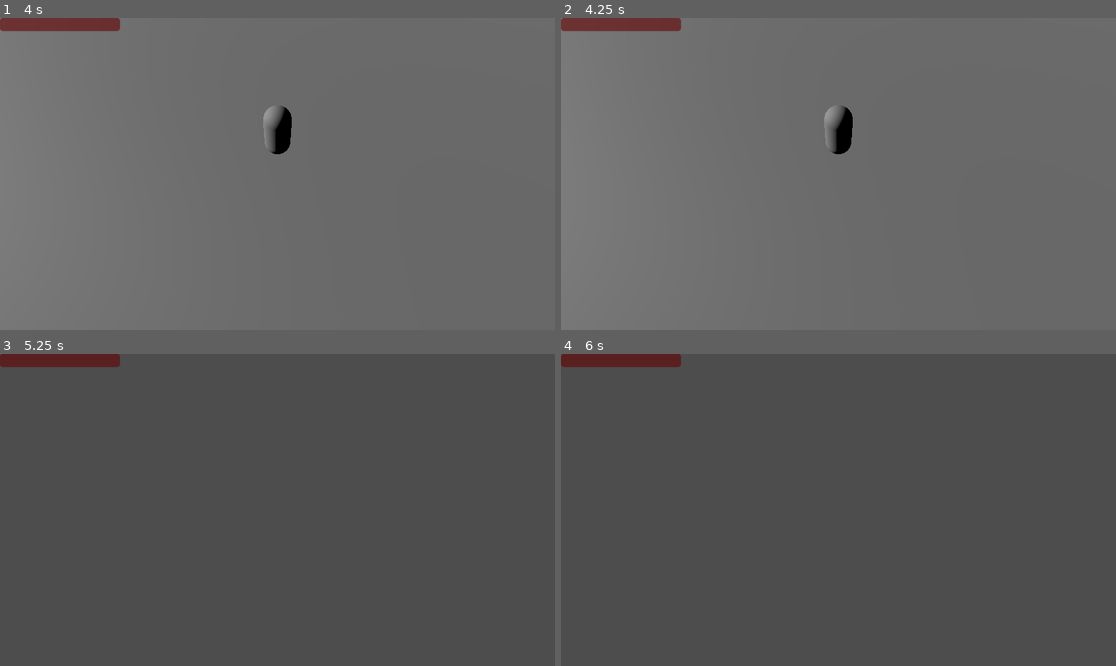
Above: before the commit, frames 1-4 (two rows, left to right).
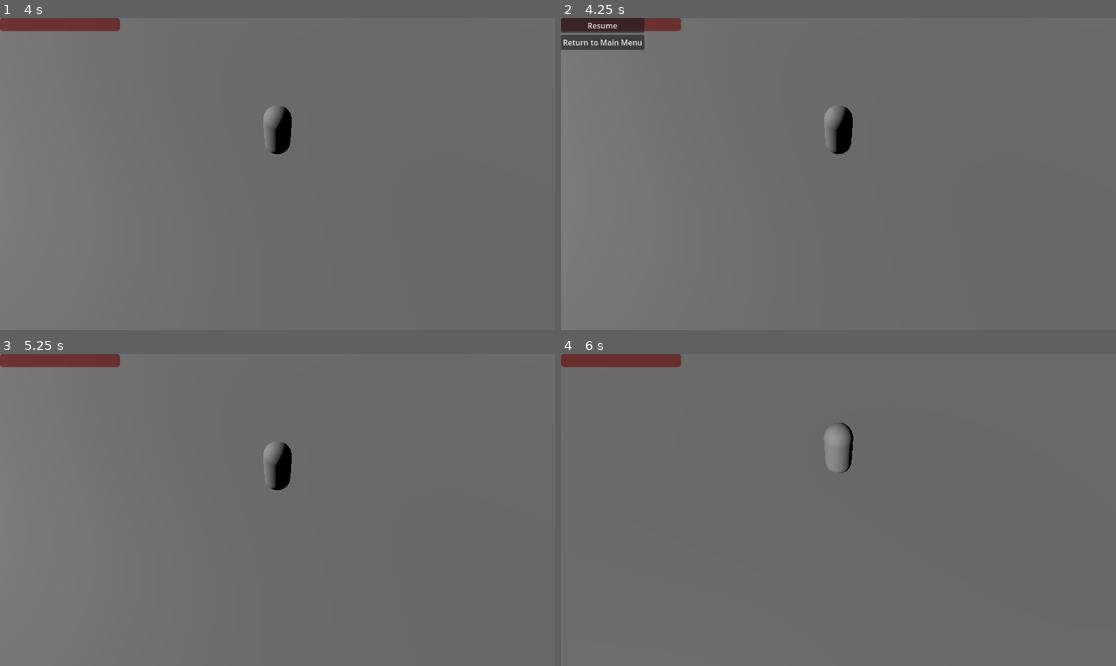
Above: after the commit, the same moments.

Repository: MikaelVV/Fortuna
Game: Godot game, scene res://Scenes/Main01.tscn
Same seed, same stepped clock (60 frames per second), same inputs: the game is played once before the commit and once after it.
Inputs (mouse positions are in pixels of both pictures, inside the frame that each line leads up to):
- Up to frame 1 (4 s): tap Enter (ui_accept) at 0.5, 0.77, 1.25, 1.52, 2, 2.75, 3.02, 3.5, 3.77 s; move the mouse to (399, 158) at 0.52 s; click (399, 158) at 0.6 s; move the mouse to (249, 174) at 1.27 s; click (249, 174) at 1.35 s; move the mouse to (288, 167) at 2.02 s; click (288, 167) at 2.1 s; move the mouse to (271, 180) at 2.77 s; click (271, 180) at 2.85 s; move the mouse to (316, 177) at 3.52 s; click (316, 177) at 3.6 s
- Up to frame 2 (4.25 s): tap Escape (pause, bound only after the commit) at 4.15 s
- Up to frame 3 (5.25 s): click (44, 360) at 4.25 s, where only the run after the commit has a clickable "Resume"; tap Enter (ui_accept) at 5 s; move the mouse to (233, 506) at 5.02 s; click (233, 506) at 5.1 s
- Up to frame 4 (6 s): tap Enter (ui_accept) at 5.27 s; move the mouse to (844, 510) at 5.77 s; click (844, 510) at 5.85 s

Frame 1 is identical in both runs. In frame 2, 1.4% of the frame differs, in the area x 0-16%, y 0-11%; in frame 3, 99%; in frame 4, 99%, in the area x 0-100%, y 0-100%.
Error in both runs: Invalid call. Nonexistent function 'intersact_ray' in base 'GodotPhysicsDirectSpaceState3D'. (res://Scripts/PlayerController.gd:45)

Commit message:
Working on pause menu

Diff:
--- a/Scenes/player.tscn
+++ b/Scenes/player.tscn
@@ -1,6 +1,7 @@
-[gd_scene load_steps=4 format=3 uid="uid://dm3mv3bm00ji"]
+[gd_scene load_steps=5 format=3 uid="uid://dm3mv3bm00ji"]
 
 [ext_resource type="Script" path="res://Scripts/PlayerController.gd" id="1_w5dkv"]
+[ext_resource type="Script" path="res://Scripts/PauseMenuController.gd" id="2_vl4l5"]
 
 [sub_resource type="CapsuleMesh" id="CapsuleMesh_2wv4f"]
 
@@ -20,6 +21,31 @@
 offset_bottom = 27.0
 show_percentage = false
 
+[node name="PauseMenu" type="Control" parent="Pivot/Camera3D"]
+process_mode = 2
+visible = false
+layout_mode = 3
+anchors_preset = 0
+offset_right = 40.0
+offset_bottom = 40.0
+script = ExtResource("2_vl4l5")
+
+[node name="MarginContainer" type="MarginContainer" parent="Pivot/Camera3D/PauseMenu"]
+layout_mode = 0
+offset_right = 40.0
+offset_bottom = 40.0
+
+[node name="VBoxContainer" type="VBoxContainer" parent="Pivot/Camera3D/PauseMenu/MarginContainer"]
+layout_mode = 2
+
+[node name="ResumeGame" type="Button" parent="Pivot/Camera3D/PauseMenu/MarginContainer/VBoxContainer"]
+layout_mode = 2
+text = "Resume"
+
+[node name="ReturnToMainMenu" type="Button" parent="Pivot/Camera3D/PauseMenu/MarginContainer/VBoxContainer"]
+layout_mode = 2
+text = "Return to Main Menu"
+
 [node name="MeshInstance3D" type="MeshInstance3D" parent="."]
 transform = Transform3D(1, 0, 0, 0, 1, 0, 0, 0, 1, 0, 0.859997, 0)
 mesh = SubResource("CapsuleMesh_2wv4f")
@@ -30,3 +56,6 @@
 shape = SubResource("CapsuleShape3D_5tnka")
 
 [node name="NavigationAgent3D" type="NavigationAgent3D" parent="."]
+
+[connection signal="pressed" from="Pivot/Camera3D/PauseMenu/MarginContainer/VBoxContainer/ResumeGame" to="Pivot/Camera3D/PauseMenu" method="_on_resume_game_pressed"]
+[connection signal="pressed" from="Pivot/Camera3D/PauseMenu/MarginContainer/VBoxContainer/ReturnToMainMenu" to="Pivot/Camera3D/PauseMenu" method="_on_return_to_main_menu_pressed"]
--- a/Scripts/PauseMenuController.gd
+++ b/Scripts/PauseMenuController.gd
@@ -1 +1,15 @@
 extends Node
+
+@onready var pause_menu :=$"."
+
+
+
+
+func _on_resume_game_pressed() -> void:
+	get_tree().paused = false
+	pause_menu.hide()
+
+
+func _on_return_to_main_menu_pressed() -> void:
+	get_tree().paused = false
+	get_tree().change_scene_to_file("res://Scenes/MainMenu.tscn")
--- a/Scripts/PlayerController.gd
+++ b/Scripts/PlayerController.gd
@@ -35,7 +35,7 @@
 		var mousePosition = get_viewport().get_mouse_position()
 		var rayLength = 150
 		var fromPosition = camera.project_ray_origin(mousePosition)
-		var toPosition = fromPosition + camera.project_ray_origin(mousePosition) * rayLength
+		var toPosition = fromPosition + camera.project_ray_normal(mousePosition) * rayLength
 		var space = get_world_3d().direct_space_state
 		var rayQuery = PhysicsRayQueryParameters3D.new()
 
--- a/project.godot
+++ b/project.godot
@@ -26,3 +26,8 @@
 "events": [Object(InputEventMouseButton,"resource_local_to_scene":false,"resource_name":"","device":-1,"window_id":0,"a …(258 unchanged characters)…
 ]
 }
+pause={
+"deadzone": 0.5,
+"events": [Object(InputEventKey,"resource_local_to_scene":false,"resource_name":"","device":-1,"window_id":0,"alt_pressed":false,"shift_pressed":false,"ctrl_pressed":false,"meta_pressed":false,"pressed":false,"keycode":0,"physical_keycode":4194305,"key_label":0,"unicode":0,"echo":false,"script":null)
+]
+}
